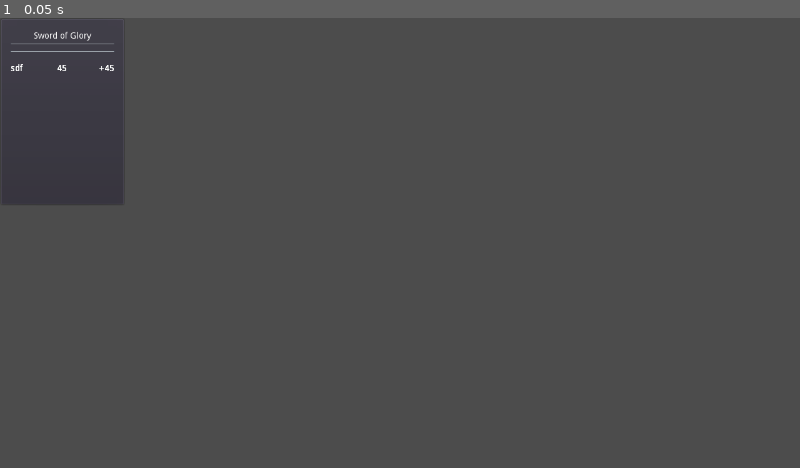
Above: before the commit, frame 1.
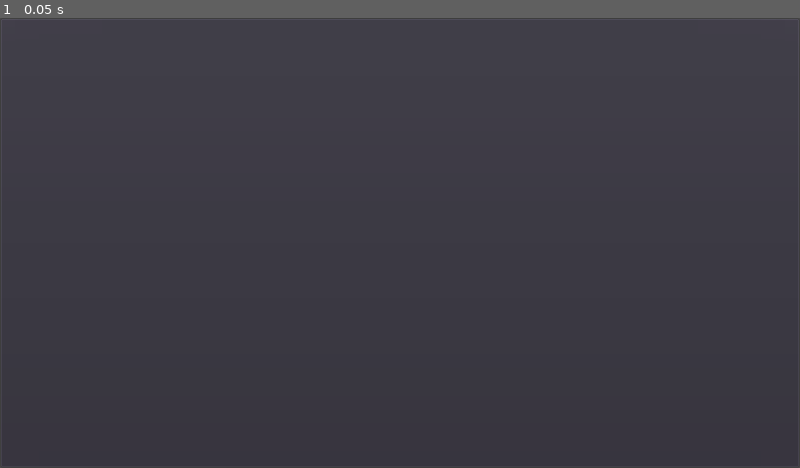
Above: after the commit, the same moment.

Repository: Emaleth/Aether_client
Game: Godot game, scene res://src/gui/tooltip/Tooltip.tscn
The game is run twice, just before and just after one commit, with the same random seed, the same clock (stepped at 60 frames per second) and the same inputs. This scene is started directly instead of the project's main scene.
Inputs:
- Up to frame 1 (0.05 s): no input

The runs differ from the first frame. In frame 1, 0.2% of the frame differs, in the area x 1-15%, y 3-12%.

Commit message:
tooltips and portret cut with shader

Diff:
--- /dev/null
+++ b/src/gui/stat_line/StatLine.tscn
@@ -0,0 +1,33 @@
+[gd_scene format=2]
+
+[node name="StatLine" type="HBoxContainer"]
+margin_right = 166.0
+margin_bottom = 14.0
+
+[node name="Name" type="Label" parent="."]
+margin_right = 52.0
+margin_bottom = 14.0
+size_flags_horizontal = 3
+size_flags_vertical = 1
+text = "<name>"
+valign = 1
+
+[node name="Value" type="Label" parent="."]
+margin_left = 56.0
+margin_right = 109.0
+margin_bottom = 14.0
+size_flags_horizontal = 3
+size_flags_vertical = 1
+text = "<5>"
+align = 1
+valign = 1
+
+[node name="Difference" type="Label" parent="."]
+margin_left = 113.0
+margin_right = 166.0
+margin_bottom = 14.0
+size_flags_horizontal = 3
+size_flags_vertical = 1
+text = "<0>"
+align = 2
+valign = 1
--- a/src/gui/tooltip/Tooltip.gd
+++ b/src/gui/tooltip/Tooltip.gd
@@ -2,21 +2,35 @@
 
 
 var item_name : String
-var stats : Dictionary = {
-	"hp" : "2",
-	"mp" : "25",
-	"sp" : "23",
-	"fk" : "5"
-}
+var description : String
+var stats : Dictionary
 
 onready var stat_row = preload("res://src/gui/tooltip/StatRow.tscn").instance()
 onready var stat_container : Container = $MarginContainer/VBoxContainer/StatContainer
+onready var name_label = $MarginContainer/VBoxContainer/Name
+onready var name_separator = $MarginContainer/VBoxContainer/HSeparator
+onready var description_label = $MarginContainer/VBoxContainer/Description
+onready var description_separator = $MarginContainer/VBoxContainer/HSeparator2
 
 func _ready() -> void:
 	get_stats()
 
+
 func get_stats() -> void:
-	for i in stats:
-		var sr = stat_row.duplicate()
-		stat_container.add_child(sr)
-		sr.conf("sdf", "sdf", "sdf")
+	if item_name:
+		name_label.text = item_name
+	else:
+		name_label.hide()
+		name_separator.hide()
+
+	if description:
+		description_label.text = description
+	else:
+		description_label.hide()
+
+		description_separator.hide()
+	if stats:
+		for i in stats:
+			var sr = stat_row.duplicate()
+			stat_container.add_child(sr)
+			sr.conf("sdf", "sdf", "sdf")
--- a/src/gui/tooltip/Tooltip.tscn
+++ b/src/gui/tooltip/Tooltip.tscn
@@ -3,31 +3,33 @@
 [ext_resource path="res://src/gui/tooltip/Tooltip.gd" type="Script" id=1]
 
 [node name="Tooltip" type="PanelContainer"]
-margin_right = 200.0
-margin_bottom = 300.0
+anchor_right = 1.0
+anchor_bottom = 1.0
+rect_min_size = Vector2( 10, 10 )
+size_flags_horizontal = 4
+size_flags_vertical = 4
 script = ExtResource( 1 )
 __meta__ = {
 "_edit_use_anchors_": false
 }
 
 [node name="MarginContainer" type="MarginContainer" parent="."]
-margin_left = 7.0
-margin_top = 7.0
-margin_right = 193.0
-margin_bottom = 293.0
-custom_constants/margin_right = 10
-custom_constants/margin_top = 15
-custom_constants/margin_left = 10
-custom_constants/margin_bottom = 15
+margin_left = 594.0
+margin_top = 329.0
+margin_right = 686.0
+margin_bottom = 391.0
+size_flags_horizontal = 4
+size_flags_vertical = 4
+custom_constants/margin_top = 5
+custom_constants/margin_bottom = 5
 
 [node name="VBoxContainer" type="VBoxContainer" parent="MarginContainer"]
-margin_left = 10.0
-margin_top = 15.0
-margin_right = 176.0
-margin_bottom = 271.0
+margin_top = 5.0
+margin_right = 92.0
+margin_bottom = 57.0
 
 [node name="Name" type="Label" parent="MarginContainer/VBoxContainer"]
-margin_right = 166.0
+margin_right = 92.0
 margin_bottom = 14.0
 text = "Sword of Glory"
 align = 1
@@ -35,15 +37,24 @@
 
 [node name="HSeparator" type="HSeparator" parent="MarginContainer/VBoxContainer"]
 margin_top = 18.0
-margin_right = 166.0
+margin_right = 92.0
 margin_bottom = 22.0
 
-[node name="StatContainer" type="Container" parent="MarginContainer/VBoxContainer"]
+[node name="Description" type="Label" parent="MarginContainer/VBoxContainer"]
 margin_top = 26.0
-margin_right = 166.0
-margin_bottom = 26.0
+margin_right = 92.0
+margin_bottom = 40.0
+text = "<blablabla>"
+align = 1
+valign = 1
+autowrap = true
 
 [node name="HSeparator2" type="HSeparator" parent="MarginContainer/VBoxContainer"]
-margin_top = 30.0
-margin_right = 166.0
-margin_bottom = 34.0
+margin_top = 44.0
+margin_right = 92.0
+margin_bottom = 48.0
+
+[node name="StatContainer" type="VBoxContainer" parent="MarginContainer/VBoxContainer"]
+margin_top = 52.0
+margin_right = 92.0
+margin_bottom = 52.0
--- a/src/gui/w_base/portret/Portrait.gd
+++ b/src/gui/w_base/portret/Portrait.gd
@@ -1,19 +1,24 @@
 extends PanelContainer
 
+var item_name : String = "test"
+var item_description : String = "ldfhgksdhgksdfkgsdkhfg"
+var item_stats : Dictionary = {
+	"hp" : "2",
+	"mp" : "25",
+	"sp" : "23",
+	"fk" : "5"
+}
 
-# Declare member variables here. Examples:
-# var a: int = 2
-# var b: String = "text"
+func _ready() -> void:
+	hint_tooltip = "wierd fuckery"
 
 
-# Called when the node enters the scene tree for the first time.
-func _ready() -> void:
-	pass # Replace with function body.
-
-
-# Called every frame. 'delta' is the elapsed time since the previous frame.
-#func _process(delta: float) -> void:
-#	pass
+func _make_custom_tooltip(for_text):
+	var tooltip = preload("res://src/gui/tooltip/Tooltip.tscn").instance()
+	tooltip.item_name = item_name
+	tooltip.description = item_description
+	tooltip.stats = item_stats
+	return tooltip
 
 
 func _on_Button_pressed() -> void:
--- a/src/gui/w_base/portret/Portrait.tscn
+++ b/src/gui/w_base/portret/Portrait.tscn
@@ -1,13 +1,13 @@
-[gd_scene load_steps=4 format=2]
+[gd_scene load_steps=5 format=2]
 
 [ext_resource path="res://assets/texture/ui/minimapMap_stoneRing.png" type="Texture" id=1]
 [ext_resource path="res://icon.png" type="Texture" id=2]
 [ext_resource path="res://src/gui/w_base/portret/Portrait.gd" type="Script" id=3]
+[ext_resource path="res://src/shaders/CircleCut.tres" type="Material" id=4]
 
 [node name="Portrait" type="PanelContainer"]
 margin_right = 78.0
 margin_bottom = 78.0
-mouse_filter = 2
 size_flags_horizontal = 4
 size_flags_vertical = 4
 script = ExtResource( 3 )
@@ -16,12 +16,15 @@
 }
 
 [node name="Button" type="TextureButton" parent="."]
+material = ExtResource( 4 )
 margin_left = 7.0
 margin_top = 7.0
 margin_right = 71.0
 margin_bottom = 71.0
+mouse_filter = 1
 size_flags_horizontal = 3
 size_flags_vertical = 3
+shortcut_in_tooltip = false
 texture_normal = ExtResource( 2 )
 stretch_mode = 4
 
--- a/src/gui/w_progress/Progress.tscn
+++ b/src/gui/w_progress/Progress.tscn
@@ -137,7 +137,7 @@
 [node name="MarginContainer" type="MarginContainer" parent="VSplitContainer"]
 margin_top = 88.0
 margin_right = 292.0
-margin_bottom = 157.0
+margin_bottom = 149.0
 custom_constants/margin_right = 5
 custom_constants/margin_top = 5
 custom_constants/margin_left = 5
@@ -147,7 +147,7 @@
 margin_left = 28.0
 margin_top = 5.0
 margin_right = 264.0
-margin_bottom = 64.0
+margin_bottom = 56.0
 size_flags_horizontal = 4
 columns = 10
 
